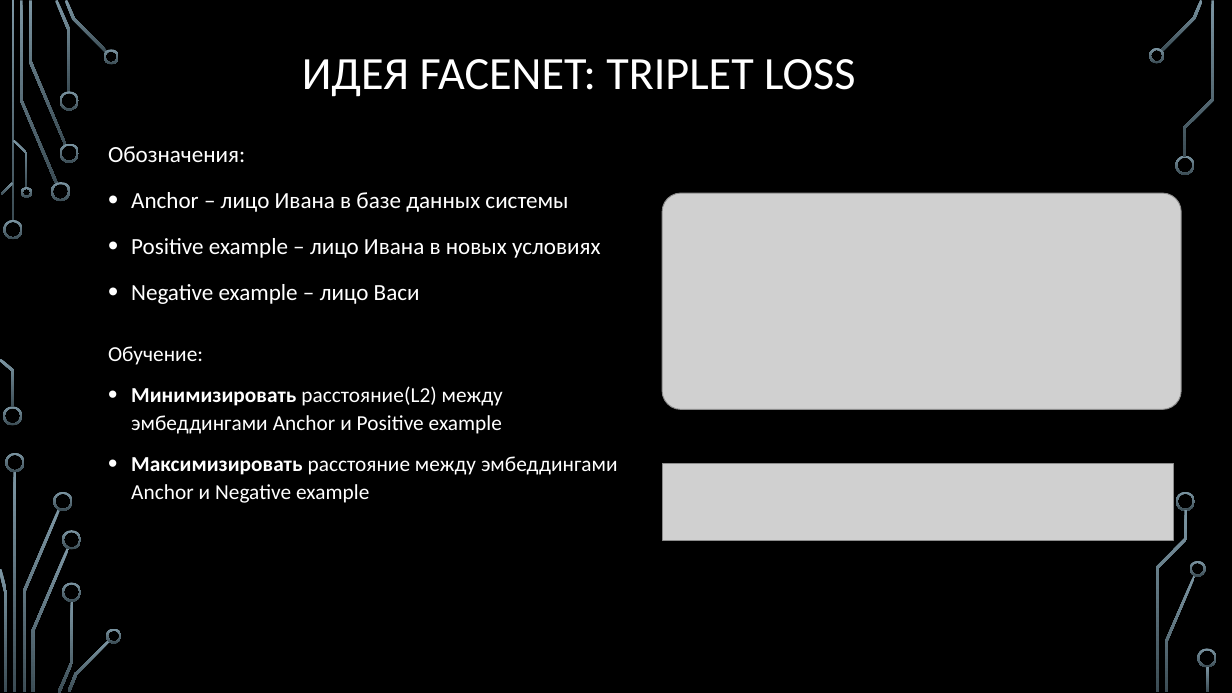
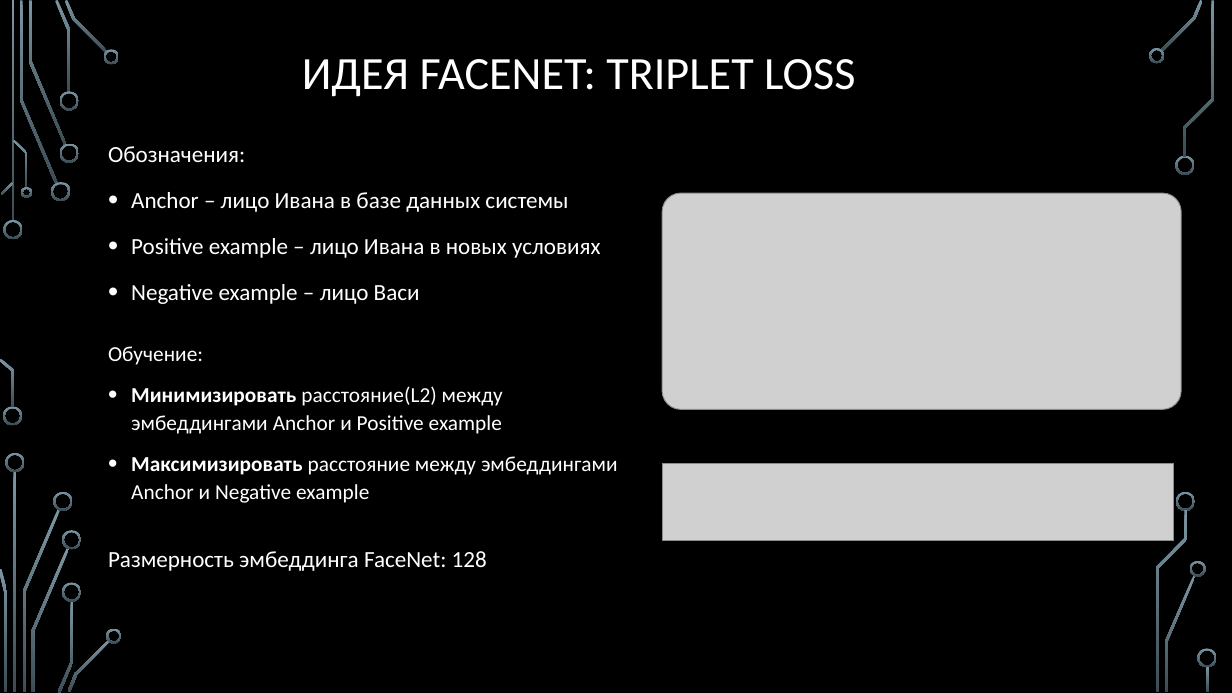
Before and after one commit to den250400/FaceRecognizer, a slide deck: slide 5 of presentation.pptx. Drawn at 1232x693 pixels with LibreOffice and Linux fonts; fonts in the diff are those of the drawing; grey boxes stand for pictures; background and template pictures are left out. Boxes give left, top, right and bottom in pixels: in the first picture for what was removed or moved away, otherwise in the second. Text is boxed around its words. In the diff, an @@ line names an element or a change of style, - is before the commit and + after.

```diff
--- a/presentation.pptx
+++ b/presentation.pptx
@@ text added at [108,551,487,571], 18 pt, text #FFFFFF @@
+Размерность эмбеддинга FaceNet: 128
```
Also in this commit, not shown: 2 other slides changed.
